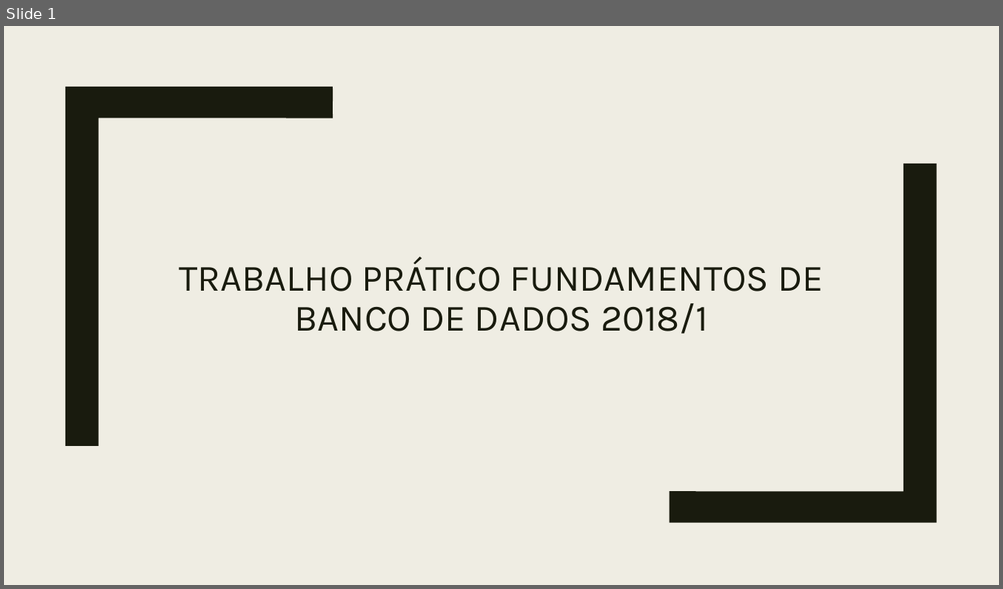
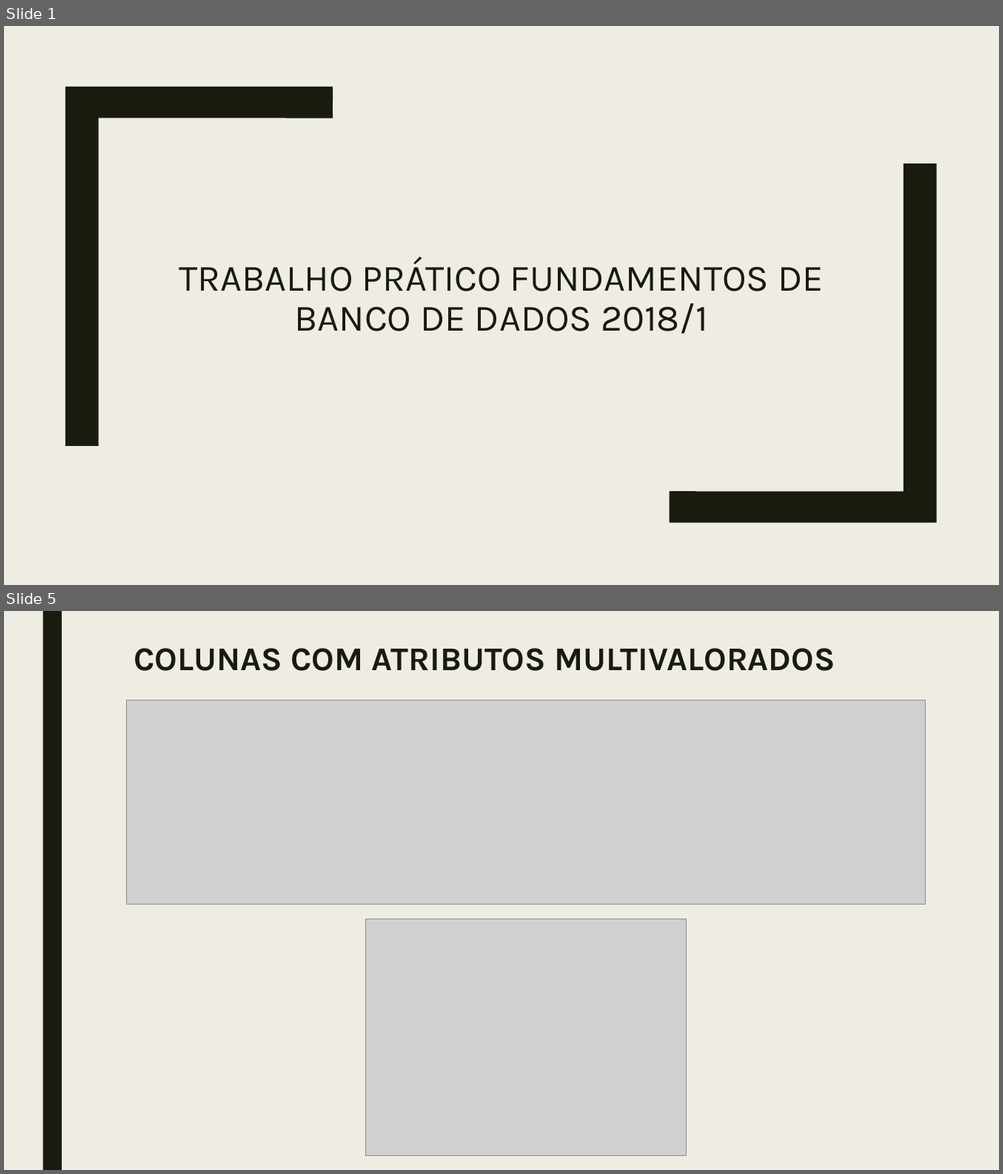
Before and after one commit to ggpereira/Fundamentos-de-BD, a slide deck: Apresentação/Trabalho prático fundamentos de banco de dados 2018.pptx. Shown one above the other, each under a label of ours: slide 1 before the commit, slides 1 and 5 after it; the slides between them are not shown. The pictures are 1003x589 and 1003x1174 pixels, drawn with LibreOffice and Linux fonts; fonts in the diff are those of the drawing; grey boxes stand for pictures. Boxes give left, top, right and bottom in pixels: in the first picture for what was removed or moved away, otherwise in the second. Text is boxed around its words. In the diff, an @@ line names an element or a change of style, - is before the commit and + after.

```diff
--- a/Apresentação/Trabalho prático fundamentos de banco de dados 2018.pptx
+++ b/Apresentação/Trabalho prático fundamentos de banco de dados 2018.pptx
@@ slide 5 added at [4,611,999,1170], background #EFEDE3 @@
@@ rectangle added at [42,611,62,1170], fill #191B0E @@
@@ title added at [134,648,835,671], 32 pt, text #191B0E, bold @@
+COLUNAS COM ATRIBUTOS MULTIVALORADOS
@@ picture added at [126,701,925,904] @@
@@ picture added at [366,919,686,1156] @@
```
Also in this commit, not shown: 2 slides changed, 2 other slides added, 7 other files.
